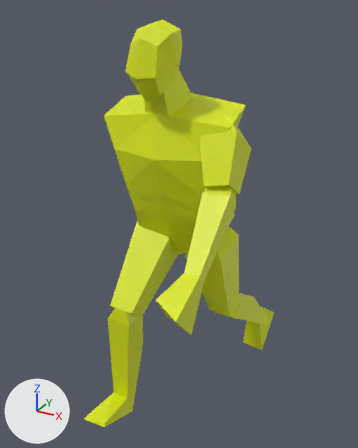
What one commit did to the Blender file Godot/Blender/Behold_A_Man/behold_a_man.blend.
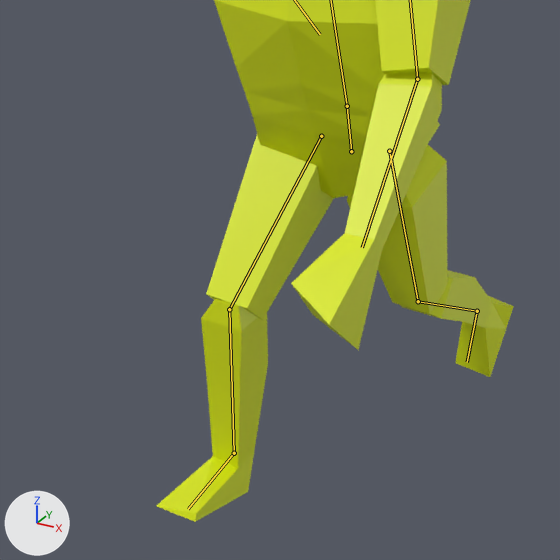
There are two pictures of each version: one whole from a 50 mm camera at (0.913, -1.787, 1.865) aimed at (-0.037, -0.06, 1.001), one close up on the part from 0% to 84% of the width and 33% to 100% of the height. The axes (+X, +Y, +Z) are drawn at lower left. The lights are the same throughout. Both versions are drawn at frame 8 of the action 'run_loop'; the numbers are the values there. The bones that bend it are drawn over the model as lines in the close-ups.
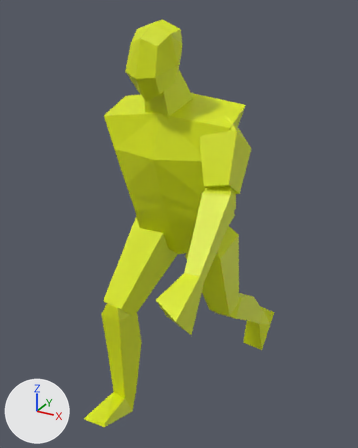
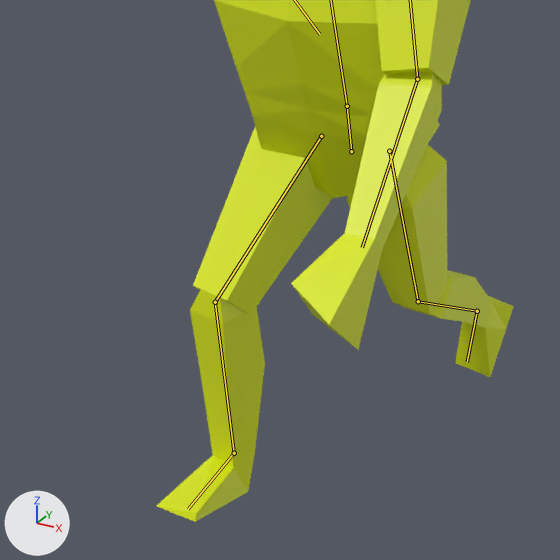
Boxes [x1, y1, x2, y2] around the edits, measured in the close-ups (560 x 560 px):
'Cube', posed
    both: [156, 0, 514, 522]

The edits, one by one:
Bone 'iklegpole.r' (bone_iklegpole_r) moves from (0.0, 0.0, 0.0) to (0.038, -0.022, -0.599).
